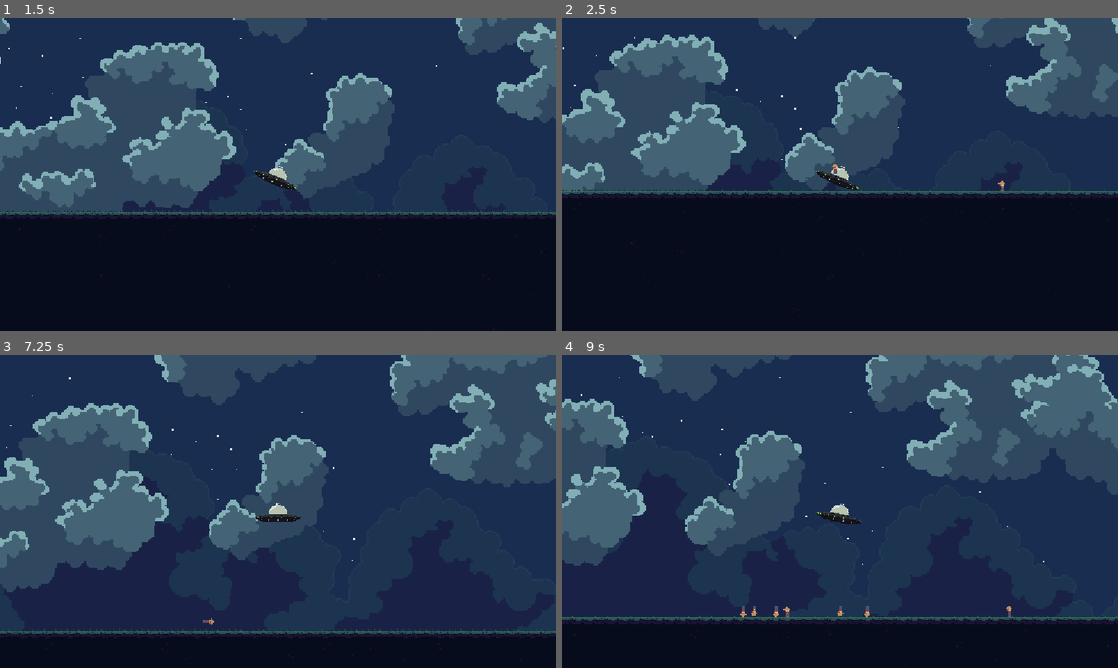
Above: before the commit, frames 1-4 (two rows, left to right).
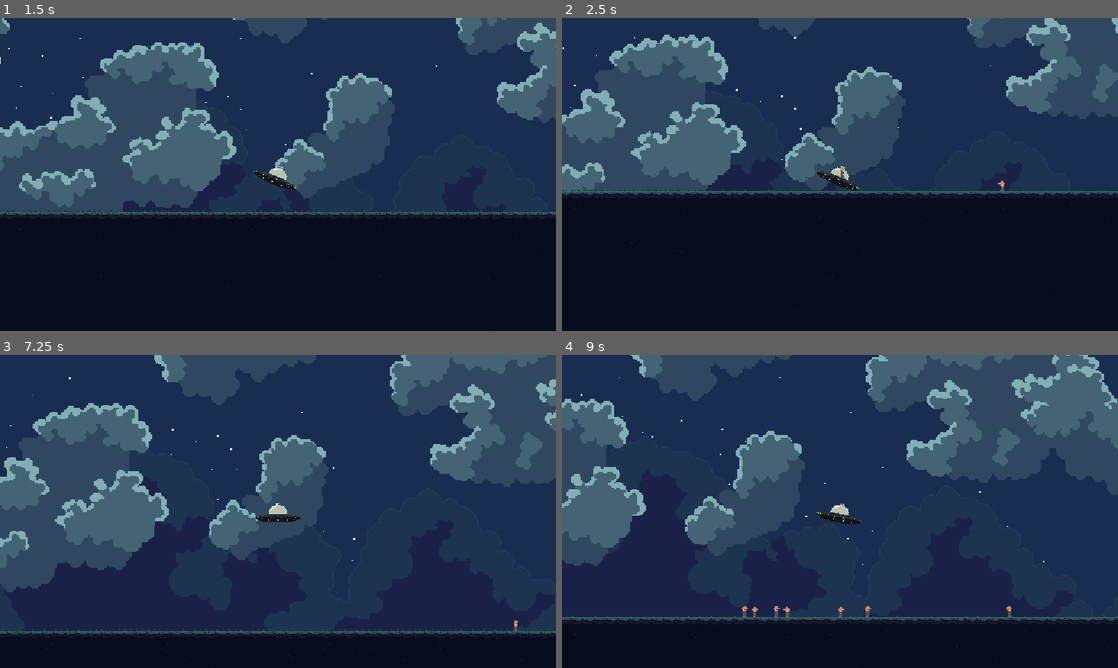
Above: after the commit, the same moments.

Repository: levilindsey/ld58
Game: Godot game, scene res://src/core/main.tscn
Two runs of this game, one before a commit and one after it. Both use one fixed random seed, a clock stepped at 60 frames per second and the inputs below. Sound files missing from this copy of the repository are replaced by a short silence.
Inputs:
- Up to frame 1 (1.5 s): tap Enter at 0.5 s; hold Right (ui_right) 0.53-1.28 s; tap P at 0.6 s; tap Space (ui_select) at 0.77 s; hold Down (ui_down) from 1.28 s (still down); tap O at 1.35 s
- Up to frame 2 (2.5 s): tap Space (ui_select) at 1.52 s; release Down (ui_down) at 2.03 s; hold Right (ui_right) from 2.03 s (still down); tap P at 2.1 s
- Up to frame 3 (7.25 s): release Right (ui_right) at 2.78 s; hold Up (ui_up) 2.78-3.53 s; tap O at 2.85, 4.35, 5.85 s; tap Space (ui_select) at 3.02, 3.77, 4.52, 6.02, 6.77 s; hold Left (ui_left) 3.53-5.03 s; tap P at 3.6, 5.1, 6.6 s; hold Down (ui_down) 5.03-5.78 s; hold Right (ui_right) 5.78-6.53 s; hold Up (ui_up) from 6.53 s (still down)
- Up to frame 4 (9 s): release Up (ui_up) at 7.28 s; hold Right (ui_right) 7.28-8.03 s; tap O at 7.35, 8.85 s; tap Space (ui_select) at 7.52 s; hold Down (ui_down) 8.03-8.78 s; tap P at 8.1 s; hold Left (ui_left) from 8.78 s (still down)

Frame 1 is identical in both runs. In frame 2, less than 0.1% of the frame differs, in the area x 48-51%, y 46-52%; in frame 3, less than 0.1%; in frame 4, 0.1%, in the area x 32-56%, y 80-84%.
Error in both runs: Cannot call method 'get_texture' on a null value. (res://src/core/utils.gd:451)

Commit message:
Fix left-facing peds.

Diff:
--- a/src/enemy/pedestrian.gd
+++ b/src/enemy/pedestrian.gd
@@ -68,7 +68,7 @@
 
 
 func set_is_facing_right(p_is_facing_right: bool) -> void:
-    self.is_facing_right = p_is_facing_right
+    is_facing_right = p_is_facing_right
     rotation = 0
     scale = Vector2.ONE
     scale.x = 1 if is_facing_right else -1
@@ -115,8 +115,13 @@
     if is_dead():
         return
 
+    # Sanitize some transform garbage...
     global_rotation = 0
     global_scale = Vector2.ONE
+    rotation = 0
+    scale = Vector2.ONE
+    if not is_facing_right:
+        scale.x = -1
 
     if landed_hard and state != State.STARTING:
         _on_killed()
